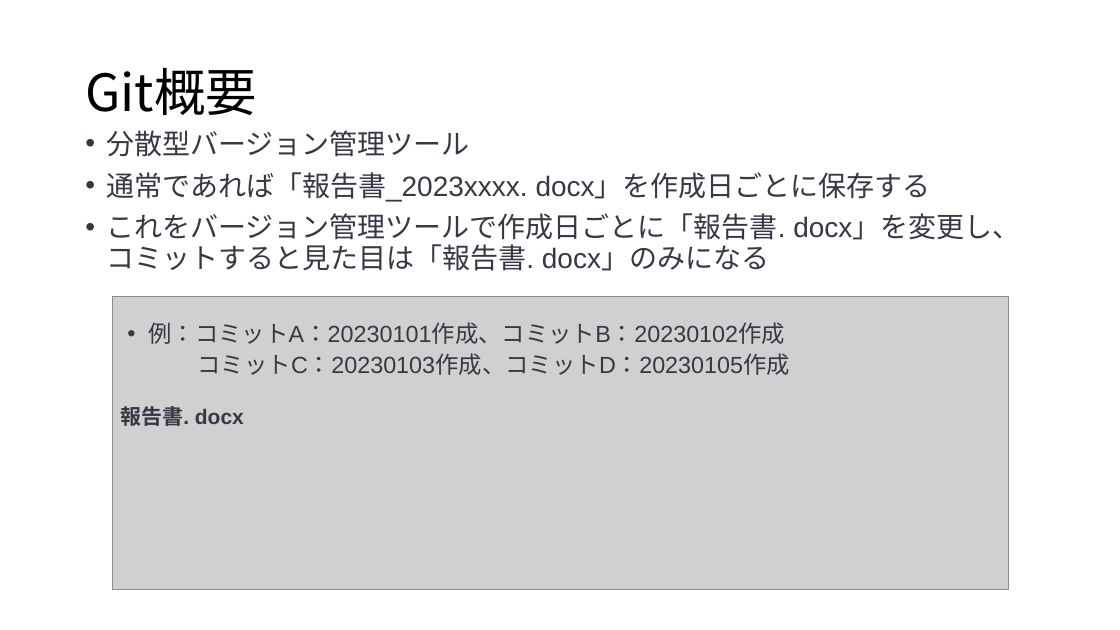
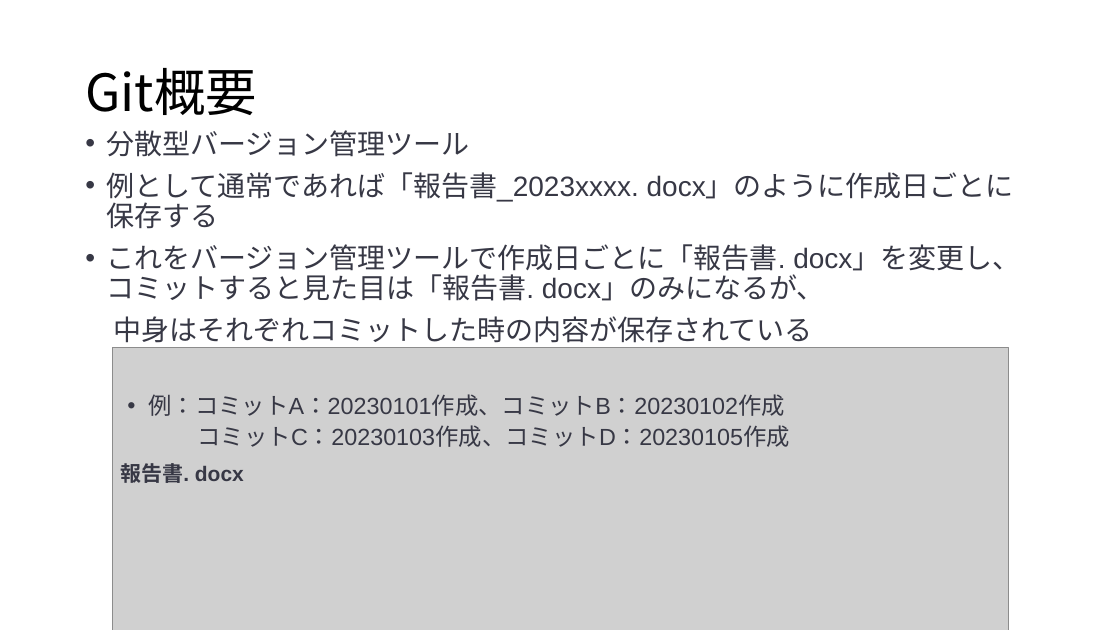
Before and after one commit to h-sasamura/test, a slide deck: slide 2 of Gti導入マニュアル.pptx. Drawn at 1120x630 pixels with LibreOffice and Linux fonts; fonts in the diff are those of the drawing; grey boxes stand for pictures. Boxes give left, top, right and bottom in pixels: in the first picture for what was removed or moved away, otherwise in the second. Text is boxed around its words. In the diff, an @@ line names an element or a change of style, - is before the commit and + after.

Commit message:
Gitのインストール追加1

```diff
--- a/Gti導入マニュアル.pptx
+++ b/Gti導入マニュアル.pptx
@@ text at box(106, 172, 1020, 348): text changed @@
-• 通常であれば「報告書_2023xxxx. docx」を作成日ごとに保存する
-• これをバージョン管理ツールで作成日ごとに「報告書. docx」を変更し、コミットすると見た目は「報告書. docx」のみになる
+• 例として通常であれば「報告書_2023xxxx. docx」のように作成日ごとに保存する
+• これをバージョン管理ツールで作成日ごとに「報告書. docx」を変更し、コミットすると見た目は「報告書. docx」のみになるが、
+中身はそれぞれコミットした時の内容が保存されている
@@ picture: place and size @@
-picture at box(112, 297, 1008, 590)
+picture at box(112, 347, 1008, 630)
@@ text "報告書. docx": place and size @@
-text "報告書. docx" at box(120, 406, 244, 426)
+text "報告書. docx" at box(120, 463, 244, 483)
```
Also in this commit, not shown: 2 other slides changed, 11 slides added.
